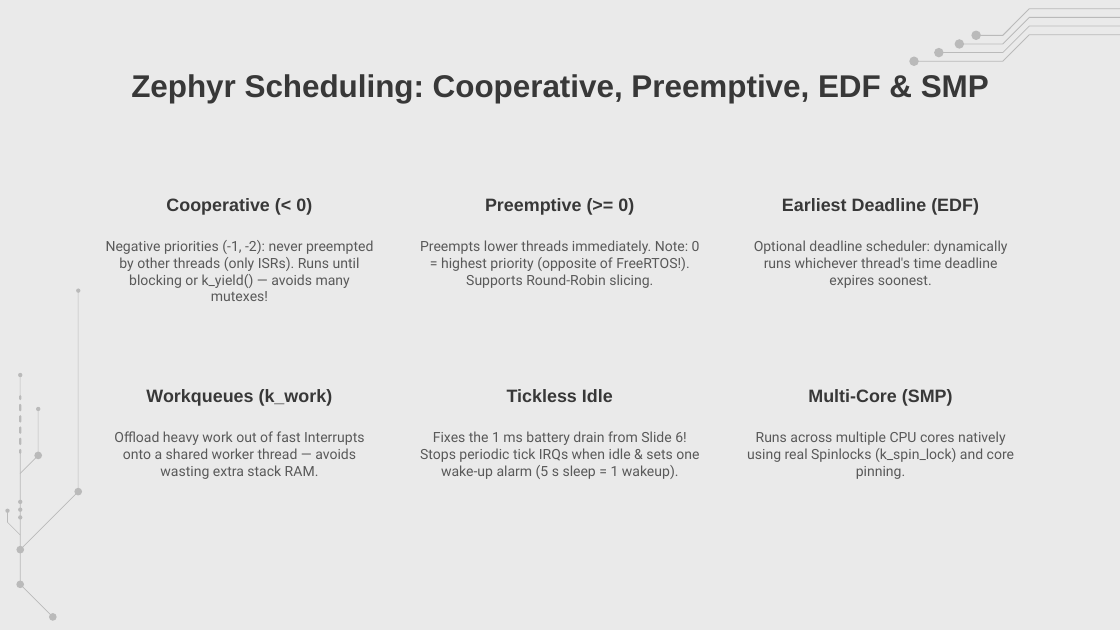
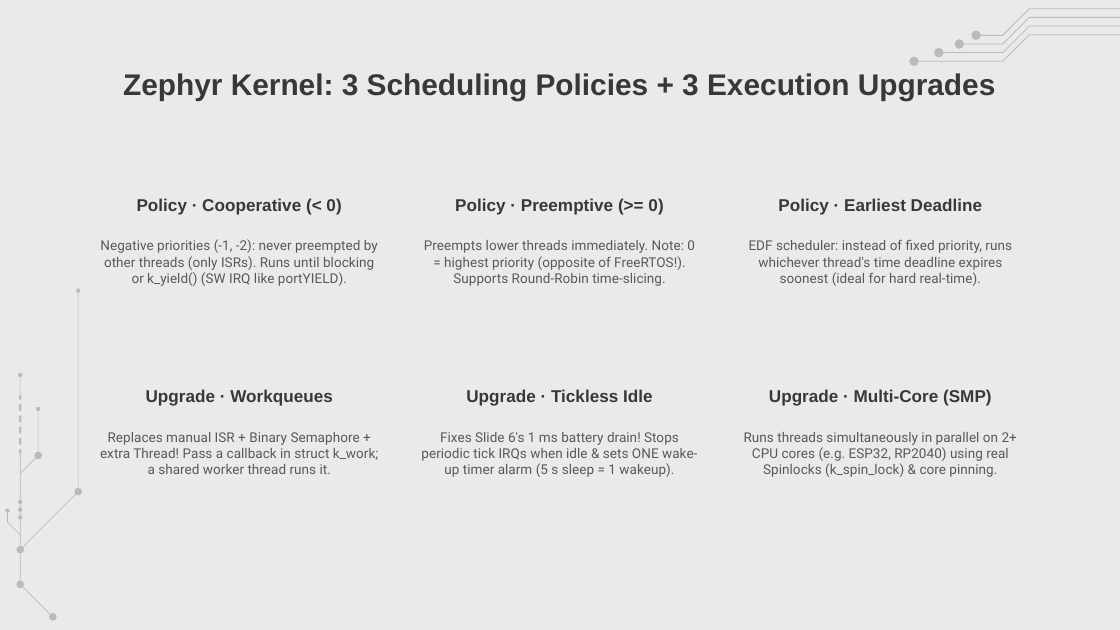
Before and after one commit to amrsaeedcse/zephyr-vs-freertos-presentation, a slide deck: slide 20 of Zephyr_RTOS_vs_FreeRTOS.pptx. Drawn at 1120x630 pixels with LibreOffice and Linux fonts; fonts in the diff are those of the drawing; background and template pictures are left out. Boxes give left, top, right and bottom in pixels: in the first picture for what was removed or moved away, otherwise in the second. Text is boxed around its words. In the diff, an @@ line names an element or a change of style, - is before the commit and + after.

```diff
--- a/Zephyr_RTOS_vs_FreeRTOS.pptx
+++ b/Zephyr_RTOS_vs_FreeRTOS.pptx
@@ title at bbox=[123, 73, 996, 101]: text changed; size 20.2 to 19.2 pt @@
-Zephyr Scheduling: Cooperative, Preemptive, EDF & SMP
+Zephyr Kernel: 3 Scheduling Policies + 3 Execution Upgrades
@@ subtitle at bbox=[137, 198, 341, 215]: text changed; size 11.5 to 11 pt @@
-Cooperative (< 0)
+Policy · Cooperative (< 0)
@@ subtitle at bbox=[455, 198, 663, 215]: text changed; size 11.5 to 11 pt @@
-Preemptive (>= 0)
+Policy · Preemptive (>= 0)
@@ subtitle at bbox=[778, 198, 982, 215]: text changed; size 11.5 to 11 pt @@
-Earliest Deadline (EDF)
+Policy · Earliest Deadline
@@ subtitle at bbox=[100, 239, 378, 286]: text changed; size 9 to 8.7 pt @@
-Negative priorities (-1, -2): never preempted by other threads (only ISRs). Runs until blocking or k_yield() — avoids many mutexes!
+Negative priorities (-1, -2): never preempted by other threads (only ISRs). Runs until blocking or k_yield() (SW IRQ like portYIELD).
@@ subtitle at bbox=[424, 240, 695, 286]: text changed; size 9 to 8.7 pt @@
-Preempts lower threads immediately. Note: 0 = highest priority (opposite of FreeRTOS!). Supports Round-Robin slicing.
+Preempts lower threads immediately. Note: 0 = highest priority (opposite of FreeRTOS!). Supports Round-Robin time-slicing.
@@ subtitle at bbox=[749, 240, 1012, 286]: text changed; size 9 to 8.7 pt @@
-Optional deadline scheduler: dynamically runs whichever thread's time deadline expires soonest.
+EDF scheduler: instead of fixed priority, runs whichever thread's time deadline expires soonest (ideal for hard real-time).
@@ subtitle at bbox=[146, 389, 333, 406]: text changed; size 11.5 to 11 pt @@
-Workqueues (k_work)
+Upgrade · Workqueues
@@ subtitle at bbox=[466, 389, 652, 406]: text changed; size 11.5 to 11 pt @@
-Tickless Idle
+Upgrade · Tickless Idle
@@ subtitle at bbox=[769, 389, 992, 406]: text changed; size 11.5 to 11 pt @@
-Multi-Core (SMP)
+Upgrade · Multi-Core (SMP)
@@ subtitle at bbox=[100, 432, 378, 474]: text changed; size 9 to 8.7 pt @@
-Offload heavy work out of fast Interrupts onto a shared worker thread — avoids wasting extra stack RAM.
+Replaces manual ISR + Binary Semaphore + extra Thread! Pass a callback in struct k_work; a shared worker thread runs it.
@@ subtitle at bbox=[421, 432, 697, 477]: text changed; size 9 to 8.7 pt @@
-Fixes the 1 ms battery drain from Slide 6! Stops periodic tick IRQs when idle & sets one wake-up alarm (5 s sleep = 1 wakeup).
+Fixes Slide 6's 1 ms battery drain! Stops periodic tick IRQs when idle & sets ONE wake-up timer alarm (5 s sleep = 1 wakeup).
@@ subtitle at bbox=[744, 432, 1017, 477]: text changed; size 9 to 8.7 pt @@
-Runs across multiple CPU cores natively using real Spinlocks (k_spin_lock) and core pinning.
+Runs threads simultaneously in parallel on 2+ CPU cores (e.g. ESP32, RP2040) using real Spinlocks (k_spin_lock) & core pinning.
```
Also in this commit, not shown: 12 other slides changed, 6 other files.
